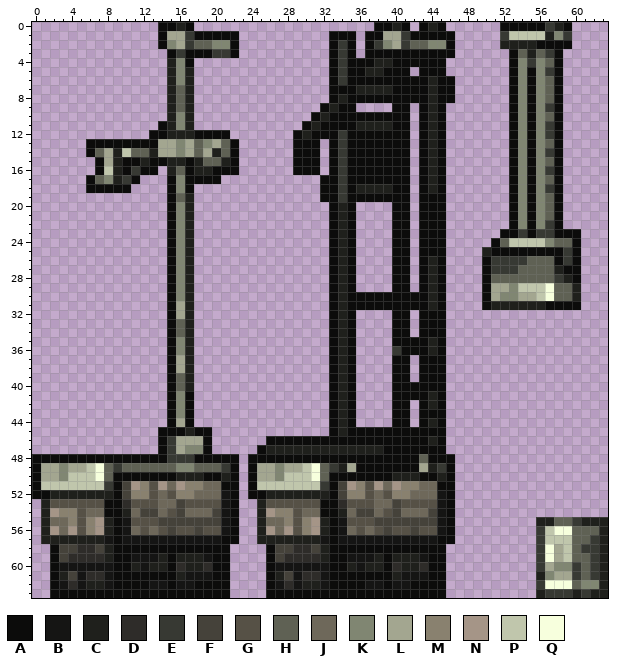
Edited in one commit: pixel-art sprite (content/Entities/Structures/Industry/PowerHammer/power_hammer.00.png). Above: the version before the commit.
The file is 64x64 pixels. Colours within 5 levels of each other are drawn and written as one.
Palette (. is transparent): A #0c0c0b  B #151514  C #1f201c  D #2e2c29  E #373933  F #45423a  G #565146  H #5f6154  J #6e685a  K #808672  L #a3a690  M #89816f  N #a59587  P #c0c6ac  Q #f7ffdd
Pixels before (only the part around the change), first column x 0:
 0 ..............AACA....................AACA.ACA......AA
 1 ..............ALLEAAAAA..........AAA.AALLEAAAAA.....EP
 2 ..............AKLEHHKKA..........AEA.AEKLEHHKKA.....CC
 3 ...............AEAAAEEA..........AEA.AAAAAAAAAA......A
 4 ...............CKA...............AEAAACCAAAAAA.......A
 5 ...............CKC...............AEAACCAAA.AAA.......A
 6 ...............CKC...............AEAAAAAAAAACAA......A
 7 ...............CHC...............AAACCCCAAAACAA......A
 8 ...............CHC...............ACAAAAAAAAACAA......A
 9 ...............CHC..............ACAA....AA.ACA.......A
10 ...............CKC.............ACAAAAAAAAA.ACA.......A
11 ..............ACKC............ACAAAACCCCAA.ACA.......A
12 .............AACCCAAAA.......ACAAAEAAAAAAA.ACA.......A
13 ......AAAAAAAALLKLHKLHA......AAA.AEAAAAAAA.ACA.......A
14 ......AHLCPHHCLLKLHLCHA......AAA.AEAAAAAAA.ACA.......A
15 .......ALCAACAACCACHHCA......AAA.AEAAAAAAA.ACA.......A
16 .......APCAEAA.CHACCAAA......AAA.AEAAAAAAA.ACA.......A
17 ......AHKCEA...AKAAAA...........AAEAAAAAAA.ACA.......A
18 ......AAAAA....AKA..............AAEACCCCAA.ACA.......A
19 ...............AHC..............AAEAAAAAAA.AAA.......A
20 ...............AKC...............ACA....AA.AAA.......A
21 ...............AKC...............ACA....AA.AAA.......A
22 ...............AKC...............ACA....AA.AAA.......A
23 ...............AKC...............ACA....AA.AAA......AA
24 ...............AKC...............ACA....AA.AAA.....AHP
25 ...............AKC...............ACA....AA.AAA....CAAA
26 ...............AKC...............ACA....AA.ACA....AEEE
27 ...............AKC...............ACA....AA.ACA....AEEE
28 ...............AKC...............ACA....AA.ACA....AHHH
29 ...............AKC...............ACA....AA.ACA....ALLK
30 ...............AKC...............ACAAAAAAAAACA....ALKK
31 ...............ALC...............ACAAAAAAAAACA....ACCC
32 ...............ALC...............ACA....AA.AAA........
33 ...............AHC...............ACA....AA.AAA........
34 ...............AHC...............ACA....AA.AAA........
35 ...............AKC...............ACA....AAAACA........
36 ...............AKC...............ACA....EAAACA........
37 ...............ALC...............ACA....AA.AAA........
38 ...............ALC...............ACA....AA.AAA........
39 ...............AHC...............ACA....AA.AAA........
40 ...............AHC...............ACA....AAAAAA........
41 ...............AKA...............ACA....AAAACA........
42 ...............AKA...............ACA....AA.ACA........
43 ...............AKA...............ACA....AA.AAA........
44 ...............ALA...............ACA....AA.ACA........
45 ..............AAACAA.............ACAAAAAAAAAAA........
46 ..............AELLLA......AAAAAAAAAAAAAAAAAACA........
47 ..............AELKKA.....ACCCCCCCCCCCCCAAAAAAA........
48 AAAAAAAAAAAAAAAEEEAAAAA.AAAAAAAAAAAAAAAAAAAHAAA.......
49 ALLKLLPQHEHHHHHHKKHHHEA.ALLKLLPQHECLAAAAAAALCEA.......
50 ALLKPPPQHAAAAAAACCCAACA.ALLKPPPQHAAAAAAACCCAACA.......
51 APPPPPPPEAFNMGNJNMMJJAA.APPPPPPPEAFNMGNJNMMJJAA.......
52 AACCCCCCCAFMMGJGMMJJJBA.AACCCCCCCAFMMGJGMMJJJBA.......
53 .CGGGGGGAADGGGJJFGGGGBA..CGGGGGGAADGGGJJFGGGGBA.......
54 .CNMMGJJAACJFFJGFJJJFBA..CNMMGJJAACJFFJGFJJJFBA.......
55 .CJJMGMNCABGGGFFFFFFFBA..CJJMGMNCABGGGFFFFFFFBA.......
56 .CNJNGMNCABJGJGFGGFGGBA..CNJNGMNCABJGJGFGGFGGBA.......
57 .CCCCCCCBABBBBBBBBBBBAA..CCCCCCCBABBBBBBBBBBBAA.......
58 ..AFFDDFCAAAAAAAAAAAAA....AFFDDFCAAAAAAAAAAAAA........
59 ..AFDDDDCAABBBCACCCBAA....AFDDDDCAABBBCACCCBAA........
60 ..ABBBBBBAACBCCADCCDAA....ABBBBBBAACBCCADCCDAA........
61 ..ACFBDDBAAAAAAACBBBAA....ACFBDDBAAAAAAACBBBAA........
And afterwards:
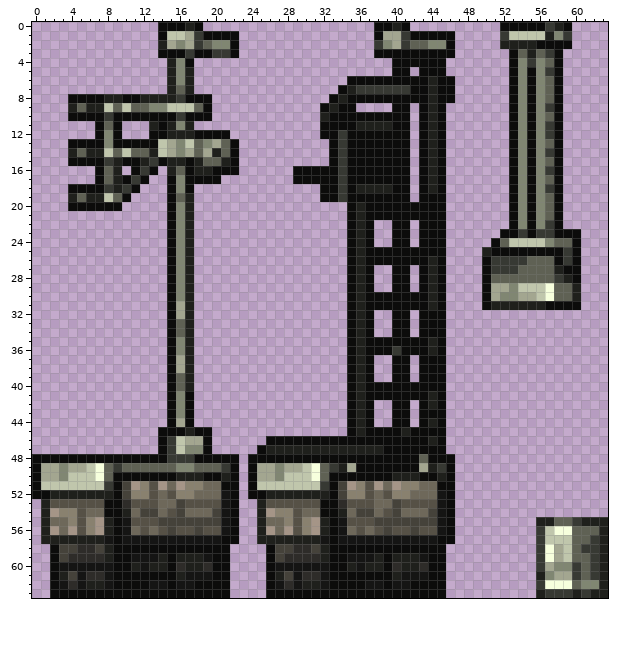
The exact change:
Changed rows in their new state; - is an unchanged pixel.
first column x 4:
 0 ------------ACA------------------------...
 1 -----------PPLE--------------...-.--------
 2 ----------CLKLE--------------...-.--------
 3 ----------A-AE---------------...-.--------
 4 -----------------------------.......------
 5 -----------------------------.......------
 6 -----------------------------..-----------
 7 -----------------------------.-CEEEEEE----
 8 AAAACCAACCC-EAAA--------------------------
 9 CHCCPHPHHKKPPPHA--------------------------
10 AAAAEAAAAAAAEAAA-----------.--------------
11 ---AHA---C----------------..--------------
12 ---AKA-------------------...--------------
13 AA--K-----P--P-----------...--------------
14 CHCCPH----P--------------...--------------
15 AAA-E----E---------------...--------------
16 ----H-.AE-------------------A-------------
17 --.AH-AEA----------------AAA--------------
18 AA--ECEA----------------------------------
19 CHCCPHA-----------------------------------
20 AAAAAA-----------------------..-CAAA--A---
21 -----------------------------..-CAAA--A---
22 -----------------------------..-CA--------
23 -----------------------------..-CA--------
24 -----------------------------..-CA--------
25 -----------------------------..-CAAA--A---
26 -----------------------------..-CAAA--A---
27 -----------------------------..-CA--------
28 -----------------------------..-CA--------
29 -----------------------------..-CA--------
30 -----------------------------..-C---------
31 -----------------------------..-C---------
32 -----------------------------..-CA--------
33 -----------------------------..-CA--------
34 -----------------------------..-CA--------
35 -----------------------------..-CAAA------
36 -----------------------------..-CAAA------
37 -----------------------------..-CA--------
38 -----------------------------..-CA--------
39 -----------------------------..-CA--------
40 -----------------------------..-CAAA------
41 -----------------------------..-CAAA------
42 -----------------------------..-CA--------
43 -----------------------------..-CA--------
44 -----------------------------..-CA--------
45 -----------------------------..-C----C----
46 ------------P-----------------------------
47 ------------P-----------------------------
Boxes around the changes in both pictures, in picture pixels (x1, y1, x2, y2):
changed: (68, 22, 212, 211)
changed: (293, 22, 446, 436)
changed: (176, 436, 185, 454)
